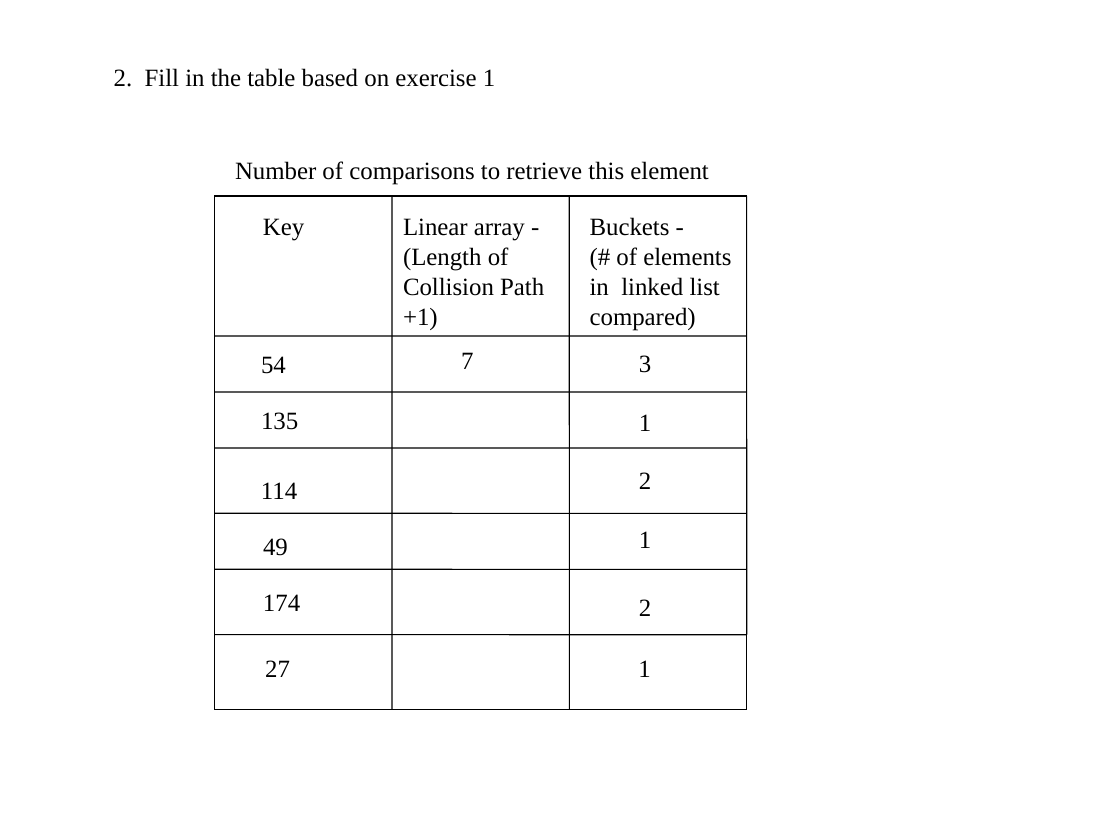
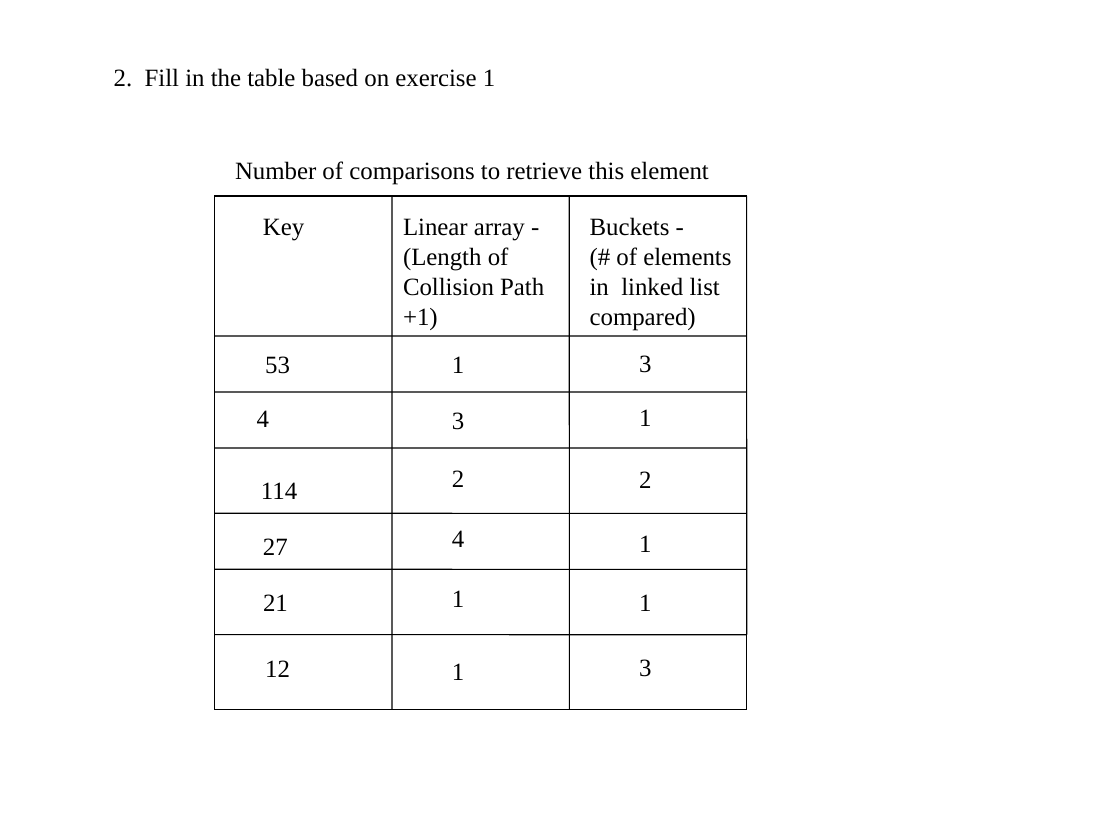
Before and after one commit to MarcusWebDev/CMSC_204, a slide deck: slide 2 of Labs/Hashing Lab/Hashing Lab S2020.pptx. Drawn at 1120x840 pixels with LibreOffice and Linux fonts; fonts in the diff are those of the drawing. Boxes give left, top, right and bottom in pixels: in the first picture for what was removed or moved away, otherwise in the second. Text is boxed around its words. In the diff, an @@ line names an element or a change of style, - is before the commit and + after.

```diff
--- a/Labs/Hashing Lab/Hashing Lab S2020.pptx
+++ b/Labs/Hashing Lab/Hashing Lab S2020.pptx
@@ text at (x1=265, y1=356, x2=290, y2=374): text changed @@
-54
+53
@@ text "1" moved from (x1=638, y1=660, x2=650, y2=677) to (x1=452, y1=356, x2=464, y2=373) @@
@@ text at (x1=257, y1=410, x2=269, y2=427): text changed @@
-135
+4
@@ text at (x1=452, y1=412, x2=464, y2=430): text changed @@
-7
+3
@@ text "1" moved from (x1=639, y1=414, x2=651, y2=431) to (x1=639, y1=409, x2=651, y2=426) @@
@@ text "2" moved from (x1=639, y1=599, x2=651, y2=616) to (x1=452, y1=470, x2=464, y2=487) @@
@@ text at (x1=263, y1=538, x2=288, y2=555): text changed @@
-49
+27
@@ text added at (x1=452, y1=530, x2=464, y2=547), 16 pt, text #000000 @@
+4
@@ text added at (x1=639, y1=535, x2=651, y2=552), 16 pt, text #000000 @@
+1
@@ text at (x1=263, y1=594, x2=288, y2=611): text changed @@
-174
+21
@@ text added at (x1=452, y1=590, x2=464, y2=607), 16 pt, text #000000 @@
+1
@@ text "1" moved from (x1=639, y1=531, x2=651, y2=548) to (x1=639, y1=594, x2=651, y2=611) @@
@@ text added at (x1=639, y1=659, x2=651, y2=677), 16 pt, text #000000 @@
+3
@@ text at (x1=265, y1=660, x2=290, y2=677): text changed @@
-27
+12
@@ text added at (x1=452, y1=663, x2=464, y2=680), 16 pt, text #000000 @@
+1
```
Also in this commit, not shown: 1 other slide changed, 2 other files.
